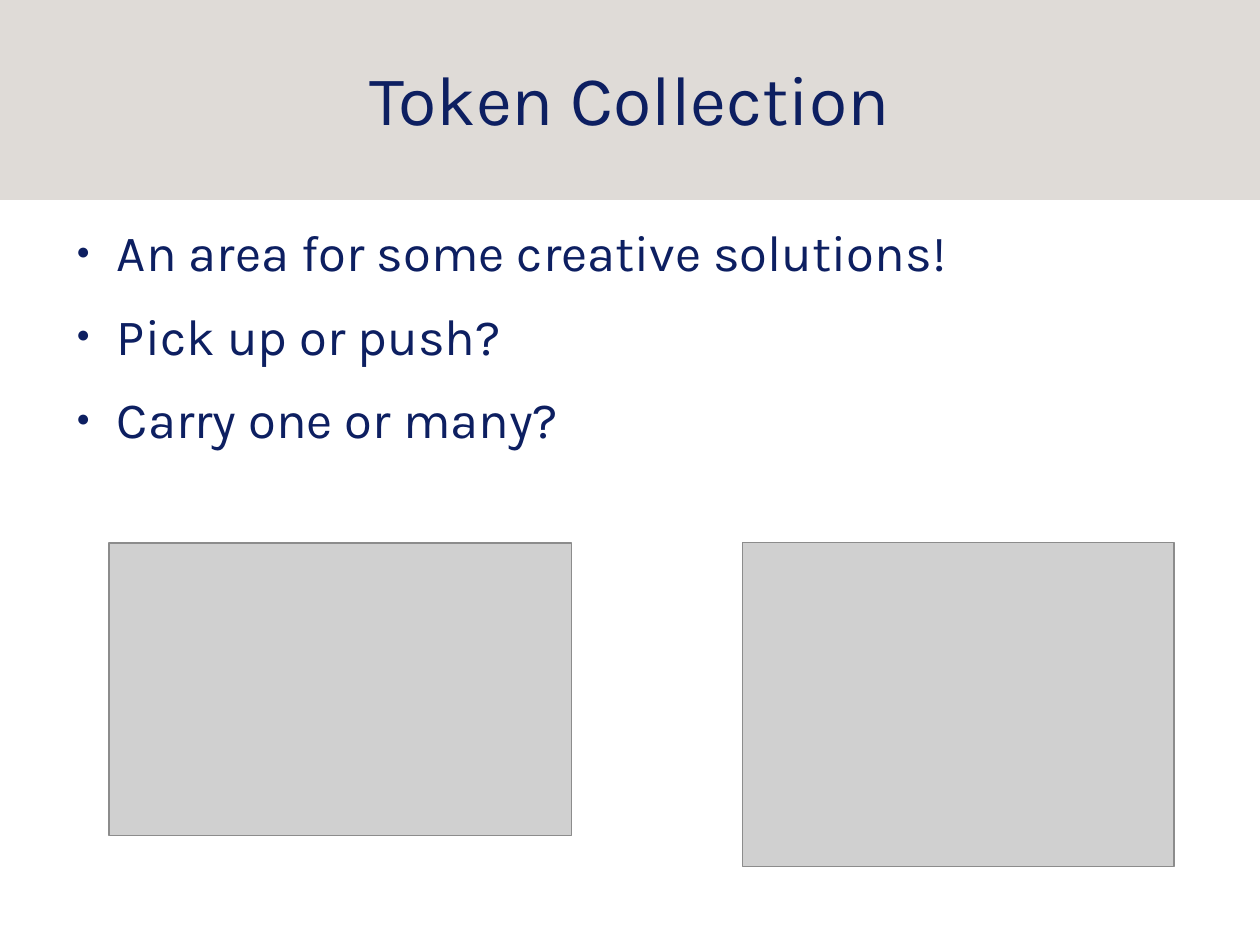
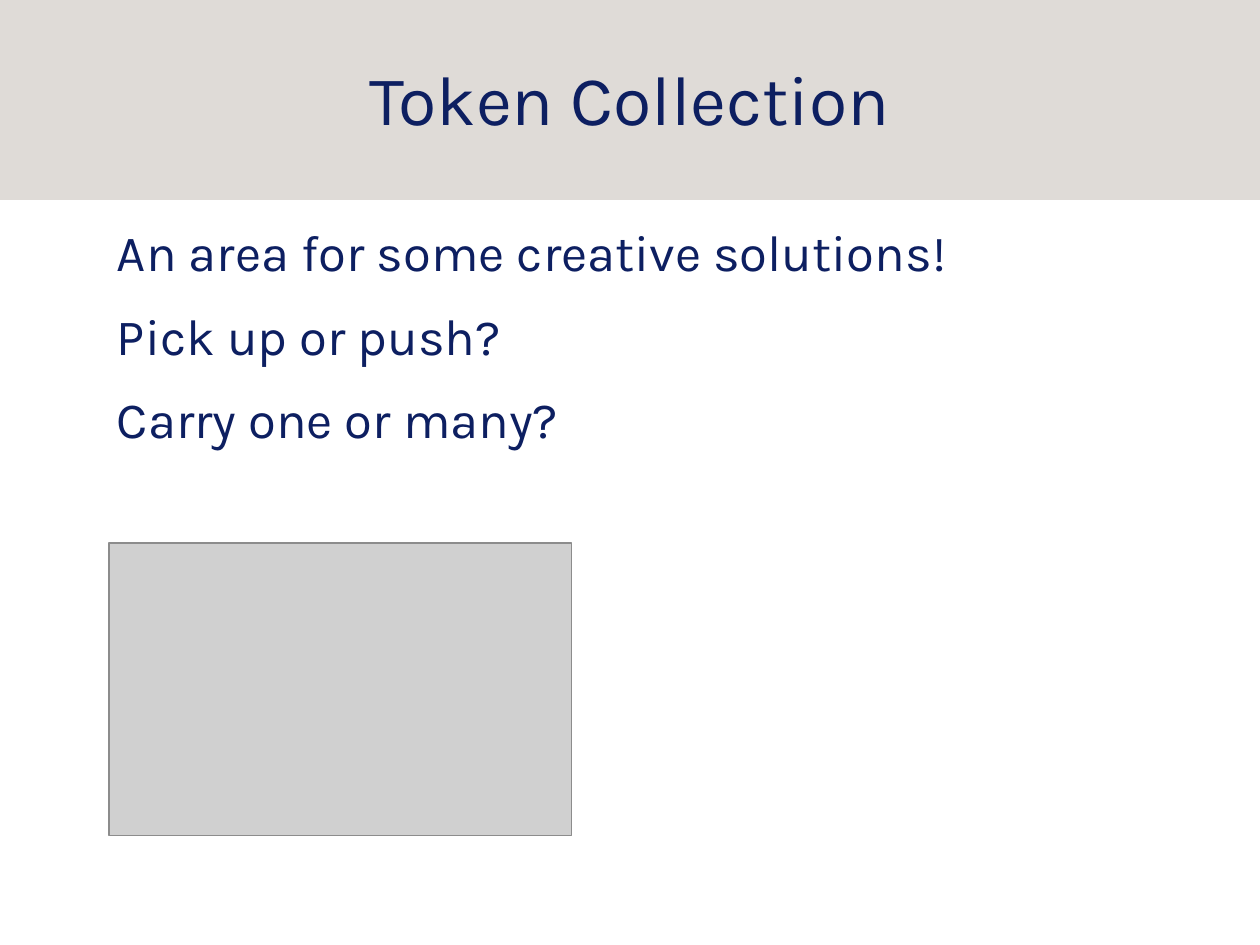
Before and after one commit to srobo-legacy/kickstart-presentations, a slide deck: slide 22 of mech/mech.odp (slide 21 before the commit). Drawn at 1260x945 pixels with LibreOffice and Linux fonts; fonts in the diff are those of the drawing; grey boxes stand for pictures; background and template pictures are left out. Boxes give left, top, right and bottom in pixels: in the first picture for what was removed or moved away, otherwise in the second. Text is boxed around its words. In the diff, an @@ line names an element or a change of style, - is before the commit and + after.

Commit message:
Beat mech slides into shape for kickstart
ready for trial presentation.  imported last year's presentation for
inspiration and image thievery.

```diff
--- a/mech/mech.odp
+++ b/mech/mech.odp
@@ text "An area for some creative ..." at [117,236,946,451]: bullet ● to none @@
@@ picture removed at [743,543,1174,867] @@
```
Also in this commit, not shown: 15 other slides changed, 6 slides added, 3 slides removed, 3 other files.
